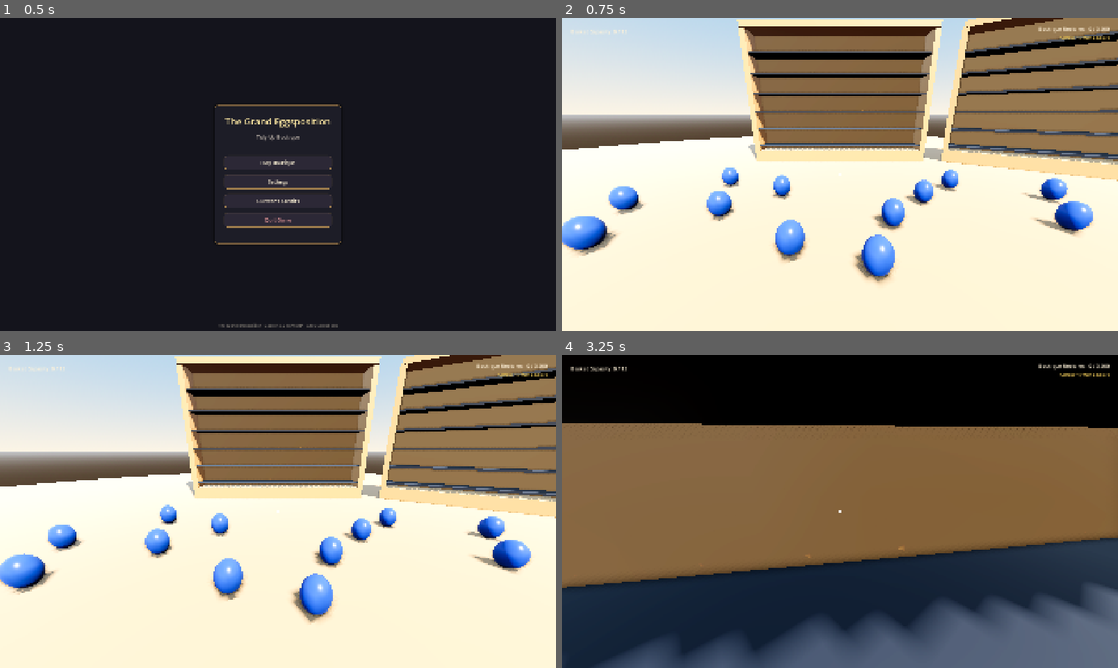
Above: before the commit, frames 1-4 (two rows, left to right).
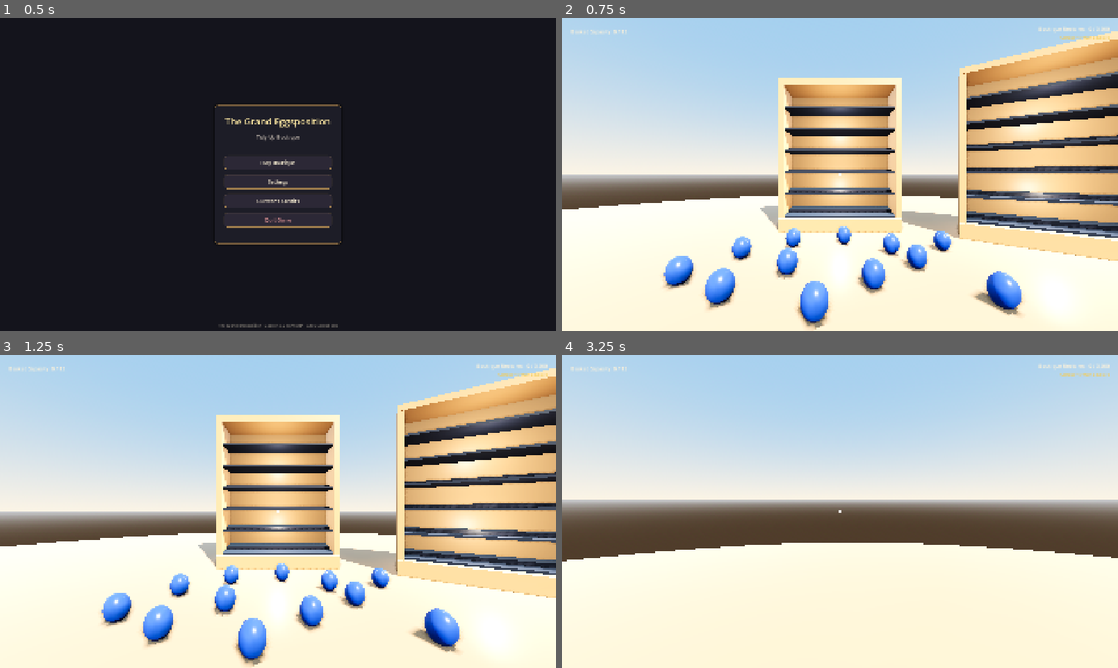
Above: after the commit, the same moments.

Repository: JS-Marinn/the-grand-eggsposition
Game: Godot game, scene res://scenes/ui/main_menu.tscn
Same seed, same stepped clock (60 frames per second), same inputs: the game is played once before the commit and once after it.
Inputs (mouse positions are in pixels of both pictures, inside the frame that each line leads up to):
- Up to frame 1 (0.5 s): no input
- Up to frame 2 (0.75 s): click "Play Boutique" at 0.5 s
- Up to frame 3 (1.25 s): no input
- Up to frame 4 (3.25 s): tap Enter at 1.25 s; move the mouse to (867, 511) at 1.27 s; press the mouse at (867, 511) at 1.28 s; hold W (move_forward) from 1.28 s (still down); move the mouse to (812, 511) at 2.02 s; release the mouse at (812, 511) at 2.03 s; tap Q (resonance_chime) at 2.1 s; move the mouse to (851, 505) at 2.77 s; hold Shift (sprint) from 2.78 s (still down)

Frame 1 is identical in both runs. In frame 2, 69% of the frame differs, in the area x 0-100%, y 0-100%; in frame 3, 69%; in frame 4, 100%.

Commit message:
feat(player/showcase): set player height to 1.80m and add depth tiered shelves with 6 back and 6 front eggs

Diff:
--- a/scenes/atrium/showcase_unit.tscn
+++ b/scenes/atrium/showcase_unit.tscn
@@ -8,36 +8,36 @@
 
 [sub_resource type="BoxMesh" id="BoxMesh_back"]
 material = SubResource("StandardMaterial3D_oak")
-size = Vector3(5.90, 3.70, 0.08)
+size = Vector3(3.46, 3.96, 0.08)
 
 [sub_resource type="BoxMesh" id="BoxMesh_pillar"]
 material = SubResource("StandardMaterial3D_oak")
-size = Vector3(0.18, 3.70, 0.76)
+size = Vector3(0.14, 3.96, 0.96)
 
 [sub_resource type="BoxMesh" id="BoxMesh_plinth"]
 material = SubResource("StandardMaterial3D_oak")
-size = Vector3(6.00, 0.40, 0.85)
+size = Vector3(3.60, 0.40, 1.06)
 
 [sub_resource type="BoxMesh" id="BoxMesh_crown"]
 material = SubResource("StandardMaterial3D_oak")
-size = Vector3(6.00, 0.16, 0.82)
+size = Vector3(3.60, 0.16, 1.02)
 
 [sub_resource type="BoxShape3D" id="BoxShape3D_interaction"]
-size = Vector3(6.3, 4.3, 1.8)
+size = Vector3(3.9, 4.5, 2.4)
 
 [node name="ShowcaseUnit" type="Node3D"]
 script = ExtResource("1_showcase_script")
 
 [node name="BackPanel" type="MeshInstance3D" parent="."]
-transform = Transform3D(1, 0, 0, 0, 1, 0, 0, 0, 1, 0, 2.25, -0.35)
+transform = Transform3D(1, 0, 0, 0, 1, 0, 0, 0, 1, 0, 2.38, -0.48)
 mesh = SubResource("BoxMesh_back")
 
 [node name="PillarLeft" type="MeshInstance3D" parent="."]
-transform = Transform3D(1, 0, 0, 0, 1, 0, 0, 0, 1, -2.94, 2.25, 0)
+transform = Transform3D(1, 0, 0, 0, 1, 0, 0, 0, 1, -1.73, 2.38, 0)
 mesh = SubResource("BoxMesh_pillar")
 
 [node name="PillarRight" type="MeshInstance3D" parent="."]
-transform = Transform3D(1, 0, 0, 0, 1, 0, 0, 0, 1, 2.94, 2.25, 0)
+transform = Transform3D(1, 0, 0, 0, 1, 0, 0, 0, 1, 1.73, 2.38, 0)
 mesh = SubResource("BoxMesh_pillar")
 
 [node name="PlinthBase" type="MeshInstance3D" parent="."]
@@ -45,11 +45,25 @@
 mesh = SubResource("BoxMesh_plinth")
 
 [node name="CrownTop" type="MeshInstance3D" parent="."]
-transform = Transform3D(1, 0, 0, 0, 1, 0, 0, 0, 1, 0, 4.18, 0)
+transform = Transform3D(1, 0, 0, 0, 1, 0, 0, 0, 1, 0, 4.44, 0)
 mesh = SubResource("BoxMesh_crown")
 
+[node name="DisplayLight_Upper" type="OmniLight3D" parent="."]
+transform = Transform3D(1, 0, 0, 0, 1, 0, 0, 0, 1, 0, 3.2, 0.4)
+light_color = Color(1, 0.95, 0.88, 1)
+light_energy = 1.5
+omni_range = 4.8
+omni_attenuation = 1.1
+
+[node name="DisplayLight_Lower" type="OmniLight3D" parent="."]
+transform = Transform3D(1, 0, 0, 0, 1, 0, 0, 0, 1, 0, 1.3, 0.4)
+light_color = Color(1, 0.95, 0.88, 1)
+light_energy = 1.3
+omni_range = 3.6
+omni_attenuation = 1.1
+
 [node name="InteractionArea" type="Area3D" parent="."]
-transform = Transform3D(1, 0, 0, 0, 1, 0, 0, 0, 1, 0, 2.20, 0)
+transform = Transform3D(1, 0, 0, 0, 1, 0, 0, 0, 1, 0, 2.30, 0)
 collision_layer = 1
 collision_mask = 2
 
--- a/scenes/main/game.tscn
+++ b/scenes/main/game.tscn
@@ -61,58 +61,56 @@
 shape = SubResource("CylinderShape3D_floor")
 
 [node name="Showcase_Minerals_1" parent="." instance=ExtResource("3_showcase_scene")]
-transform = Transform3D(1, 0, 0, 0, 1, 0, 0, 0, 1, 0, 0.1, -7)
+transform = Transform3D(1, 0, 0, 0, 1, 0, 0, 0, 1, 0, 0.1, -6.0)
 showcase_id = 1
 showcase_title = "SHOWCASE_MINERALS_1"
 
 [node name="Showcase_Minerals_2" parent="." instance=ExtResource("3_showcase_scene")]
-transform = Transform3D(0.866025, 0, -0.5, 0, 1, 0, 0.5, 0, 0.866025, 6.5, 0.1, -5.5)
+transform = Transform3D(0.866025, 0, -0.5, 0, 1, 0, 0.5, 0, 0.866025, 5.0, 0.1, -4.5)
 showcase_id = 2
 showcase_title = "SHOWCASE_MINERALS_2"
 
 [node name="Player" parent="." instance=ExtResource("1_player_scene")]
-transform = Transform3D(1, 0, 0, 0, 1, 0, 0, 0, 1, 0, 0.2, 0)
+transform = Transform3D(1, 0, 0, 0, 1, 0, 0, 0, 1, 0, 0.1, 0)
 
 [node name="EggsOnFloor" type="Node3D" parent="."]
 
 [node name="Egg_Lapis_01" parent="EggsOnFloor" instance=ExtResource("4_egg_scene")]
-transform = Transform3D(1, 0, 0, 0, 1, 0, 0, 0, 1, -2.0, 0.45, -2.8)
+transform = Transform3D(1, 0, 0, 0, 1, 0, 0, 0, 1, -1.6, 0.35, -2.5)
 
 [node name="Egg_Lapis_02" parent="EggsOnFloor" instance=ExtResource("4_egg_scene")]
-transform = Transform3D(1, 0, 0, 0, 1, 0, 0, 0, 1, -1.2, 0.45, -3.6)
+transform = Transform3D(1, 0, 0, 0, 1, 0, 0, 0, 1, -0.9, 0.35, -3.2)
 
 [node name="Egg_Lapis_03" parent="EggsOnFloor" instance=ExtResource("4_egg_scene")]
-transform = Transform3D(1, 0, 0, 0, 1, 0, 0, 0, 1, -2.6, 0.45, -4.2)
+transform = Transform3D(1, 0, 0, 0, 1, 0, 0, 0, 1, -2.0, 0.35, -3.8)
 
 [node name="Egg_Lapis_04" parent="EggsOnFloor" instance=ExtResource("4_egg_scene")]
-transform = Transform3D(1, 0, 0, 0, 1, 0, 0, 0, 1, 0.8, 0.45, -2.5)
+transform = Transform3D(1, 0, 0, 0, 1, 0, 0, 0, 1, -0.3, 0.35, -2.2)
 
 [node name="Egg_Lapis_05" parent="EggsOnFloor" instance=ExtResource("4_egg_scene")]
-transform = Transform3D(1, 0, 0, 0, 1, 0, 0, 0, 1, 1.6, 0.45, -3.3)
+transform = Transform3D(1, 0, 0, 0, 1, 0, 0, 0, 1, 0.5, 0.35, -2.8)
 
 [node name="Egg_Lapis_06" parent="EggsOnFloor" instance=ExtResource("4_egg_scene")]
-transform = Transform3D(1, 0, 0, 0, 1, 0, 0, 0, 1, 2.5, 0.45, -4.0)
+transform = Transform3D(1, 0, 0, 0, 1, 0, 0, 0, 1, 1.4, 0.35, -3.4)
 
 [node name="Egg_Lapis_07" parent="EggsOnFloor" instance=ExtResource("4_egg_scene")]
-transform = Transform3D(1, 0, 0, 0, 1, 0, 0, 0, 1, -3.2, 0.45, -2.0)
+transform = Transform3D(1, 0, 0, 0, 1, 0, 0, 0, 1, 2.1, 0.35, -2.4)
 
 [node name="Egg_Lapis_08" parent="EggsOnFloor" instance=ExtResource("4_egg_scene")]
-transform = Transform3D(1, 0, 0, 0, 1, 0, 0, 0, 1, -3.8, 0.45, -3.0)
+transform = Transform3D(1, 0, 0, 0, 1, 0, 0, 0, 1, 1.1, 0.35, -4.0)
 
 [node name="Egg_Lapis_09" parent="EggsOnFloor" instance=ExtResource("4_egg_scene")]
-transform = Transform3D(1, 0, 0, 0, 1, 0, 0, 0, 1, 3.4, 0.45, -2.4)
+transform = Transform3D(1, 0, 0, 0, 1, 0, 0, 0, 1, -1.1, 0.35, -4.4)
 
 [node name="Egg_Lapis_10" parent="EggsOnFloor" instance=ExtResource("4_egg_scene")]
-transform = Transform3D(1, 0, 0, 0, 1, 0, 0, 0, 1, 4.2, 0.45, -3.4)
+transform = Transform3D(1, 0, 0, 0, 1, 0, 0, 0, 1, 0.1, 0.35, -4.6)
 
 [node name="Egg_Lapis_11" parent="EggsOnFloor" instance=ExtResource("4_egg_scene")]
-transform = Transform3D(1, 0, 0, 0, 1, 0, 0, 0, 1, -0.6, 0.45, -1.9)
+transform = Transform3D(1, 0, 0, 0, 1, 0, 0, 0, 1, 2.3, 0.35, -4.2)
 
 [node name="Egg_Lapis_12" parent="EggsOnFloor" instance=ExtResource("4_egg_scene")]
-transform = Transform3D(1, 0, 0, 0, 1, 0, 0, 0, 1, 0.4, 0.45, -1.6)
+transform = Transform3D(1, 0, 0, 0, 1, 0, 0, 0, 1, -2.5, 0.35, -2.9)
 
-[node name="CanvasLayer" type="CanvasLayer" parent="."]
+[node name="HUD" parent="." instance=ExtResource("2_hud_scene")]
 
-[node name="HUD" parent="CanvasLayer" instance=ExtResource("2_hud_scene")]
-
-[node name="PauseMenu" parent="CanvasLayer" instance=ExtResource("5_pause_scene")]
+[node name="PauseMenu" parent="." instance=ExtResource("5_pause_scene")]
--- a/scenes/player/player.tscn
+++ b/scenes/player/player.tscn
@@ -16,11 +16,11 @@
 shape = SubResource("CapsuleShape3D_player")
 
 [node name="Camera3D" type="Camera3D" parent="."]
-transform = Transform3D(1, 0, 0, 0, 0.951056, 0.309017, 0, -0.309017, 0.951056, 0, 1.65, 0)
+transform = Transform3D(1, 0, 0, 0, 1, 0, 0, 0, 1, 0, 1.7, 0)
 current = true
-fov = 80.0
+fov = 75.0
 
 [node name="RayCast3D" type="RayCast3D" parent="Camera3D"]
-target_position = Vector3(0, 0, -2.8)
+target_position = Vector3(0, 0, -4.5)
 collide_with_areas = true
 collide_with_bodies = true
--- a/scripts/environment/showcase_unit.gd
+++ b/scripts/environment/showcase_unit.gd
@@ -1,8 +1,8 @@
 class_name ShowcaseUnit
 extends Node3D
 
-## Reusable Modular Showcase Unit.
-## Holds 10 dozens (120 eggs total) structured in indented velvet trays.
+## Reusable Modular Showcase Unit with Depth Tiering (2 rows: 6 back, 6 front).
+## Holds 6 dozens (72 giant eggs total) on stepped velvet display plinths.
 ## Uses MultiMeshInstance3D for high-performance GPU batch rendering (1 draw call).
 
 signal dozen_finished(dozen_idx: int)
@@ -33,19 +33,38 @@
 		shelves_container.name = "Shelves"
 		add_child(shelves_container)
 
+		# Main front shelf mesh (3.30m wide, 0.88m deep)
 		var shelf_mesh: BoxMesh = BoxMesh.new()
-		shelf_mesh.size = Vector3(5.70, 0.05, 0.70)
+		shelf_mesh.size = Vector3(3.30, 0.05, 0.88)
+
+		# Elevated depth riser (un nivel de profundidad para los 6 huevos al fondo: 10cm elevado)
+		var riser_mesh: BoxMesh = BoxMesh.new()
+		riser_mesh.size = Vector3(3.28, 0.10, 0.44)
 
 		var velvet_mat: StandardMaterial3D = StandardMaterial3D.new()
-		velvet_mat.albedo_color = Color(0.12, 0.13, 0.18, 1.0) # Midnight navy velvet
-		velvet_mat.roughness = 0.65
+		velvet_mat.albedo_color = Color(0.12, 0.14, 0.20, 1.0) # Midnight navy velvet
+		velvet_mat.roughness = 0.55
 		shelf_mesh.material = velvet_mat
 
+		var riser_mat: StandardMaterial3D = StandardMaterial3D.new()
+		riser_mat.albedo_color = Color(0.10, 0.11, 0.16, 1.0) # Deep navy velvet riser
+		riser_mat.roughness = 0.50
+		riser_mesh.material = riser_mat
+
 		for d in range(DOZENS_COUNT):
-			var mi: MeshInstance3D = MeshInstance3D.new()
-			mi.mesh = shelf_mesh
-			mi.position = Vector3(0, 0.55 + float(d) * 0.58, 0.0)
-			shelves_container.add_child(mi)
+			var tier_base_y: float = 0.46 + float(d) * 0.65
+
+			# Main shelf board
+			var mi_shelf: MeshInstance3D = MeshInstance3D.new()
+			mi_shelf.mesh = shelf_mesh
+			mi_shelf.position = Vector3(0, tier_base_y, 0.01)
+			shelves_container.add_child(mi_shelf)
+
+			# Elevated depth riser for back 6 eggs
+			var mi_riser: MeshInstance3D = MeshInstance3D.new()
+			mi_riser.mesh = riser_mesh
+			mi_riser.position = Vector3(0, tier_base_y + 0.075, -0.21)
+			shelves_container.add_child(mi_riser)
 
 func _setup_multimesh() -> void:
 	multimesh_instance = get_node_or_null("MultiMeshInstance3D")
@@ -58,7 +77,7 @@
 		multimesh.instance_count = TOTAL_CAPACITY
 		multimesh.visible_instance_count = 0
 
-		# Double-scale giant ostrich egg mesh (~44 cm height, 34 cm diameter)
+		# Double-scale giant egg mesh (~44 cm height, 34 cm diameter)
 		var sphere: SphereMesh = SphereMesh.new()
 		sphere.radius = 0.17
 		sphere.height = 0.44
@@ -79,9 +98,9 @@
 		interaction_area = Area3D.new()
 		var col: CollisionShape3D = CollisionShape3D.new()
 		var box: BoxShape3D = BoxShape3D.new()
-		box.size = Vector3(6.3, 4.3, 1.8) # Bounding box of the 6-tier colossal vitrine
+		box.size = Vector3(3.9, 4.5, 2.4)
 		col.shape = box
-		col.position = Vector3(0, 2.20, 0)
+		col.position = Vector3(0, 2.30, 0)
 		interaction_area.add_child(col)
 		add_child(interaction_area)
 	interaction_area.set_meta("showcase_unit", self)
@@ -117,10 +136,25 @@
 		var egg_info: EggData = GameManager.get_egg_for_showcase_dozen(showcase_id, d)
 		var egg_col: Color = egg_info.albedo_color if egg_info else Color(0.15, 0.35, 0.75)
 
+		var tier_base_y: float = 0.46 + float(d - 1) * 0.65
+
 		for s in range(count):
-			var shelf_y: float = 0.795 + float(d - 1) * 0.58
-			var slot_x: float = -2.53 + float(s) * 0.46
-			var egg_transform: Transform3D = Transform3D(Basis(), Vector3(slot_x, shelf_y, 0.02))
+			var slot_x: float
+			var slot_y: float
+			var slot_z: float
+
+			if s < 6:
+				# 6 huevos al fondo (elevados en el escalón de profundidad a Z = -0.21)
+				slot_x = -1.25 + float(s) * 0.50
+				slot_y = tier_base_y + 0.345 # Base 0.46 + Shelf 0.025 + Riser 0.10 + Egg 0.22
+				slot_z = -0.21
+			else:
+				# 6 huevos de frente (en la base del estante a Z = +0.21)
+				slot_x = -1.25 + float(s - 6) * 0.50
+				slot_y = tier_base_y + 0.245 # Base 0.46 + Shelf 0.025 + Egg 0.22
+				slot_z = +0.21
+
+			var egg_transform: Transform3D = Transform3D(Basis(), Vector3(slot_x, slot_y, slot_z))
 			mm.set_instance_transform(placed_idx, egg_transform)
 			mm.set_instance_color(placed_idx, egg_col)
 			placed_idx += 1
--- a/scripts/player/player_controller.gd
+++ b/scripts/player/player_controller.gd
@@ -22,9 +22,9 @@
 	camera = get_node_or_null("Camera3D")
 	if not camera:
 		camera = Camera3D.new()
-		camera.position = Vector3(0, 1.65, 0)
+		camera.position = Vector3(0, 1.70, 0)
 		var sm = get_node_or_null("/root/SettingsManager")
-		camera.fov = sm.fov if (sm and "fov" in sm) else 80.0
+		camera.fov = sm.fov if (sm and "fov" in sm) else 75.0
 		add_child(camera)
 
 	var sm = get_node_or_null("/root/SettingsManager")
@@ -32,9 +32,6 @@
 		camera.fov = sm.fov
 	camera.current = true
 	camera_pitch = camera.rotation.x
-	if camera_pitch == 0.0:
-		camera_pitch = deg_to_rad(-18.0) # Cozy downward boutique perspective
-		camera.rotation.x = camera_pitch
 
 	raycast = camera.get_node_or_null("RayCast3D")
 	if not raycast:
